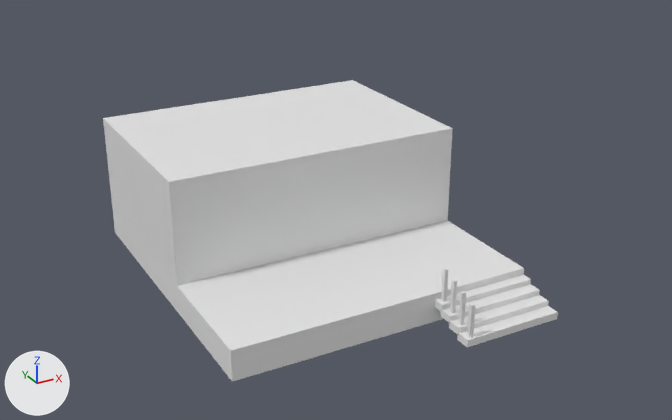
What one commit did to the Blender file Assets/Imports/World Assets/LostMemories Models/Prologue/BuritoHouse.blend.
Before and after are seen from a camera (50 mm lens) standing at (-7.62, -15.47, 8.6) and looking at (0.55, -0.6, 1.16). The axes (+X, +Y, +Z) are drawn at lower left. The lights are the same throughout.
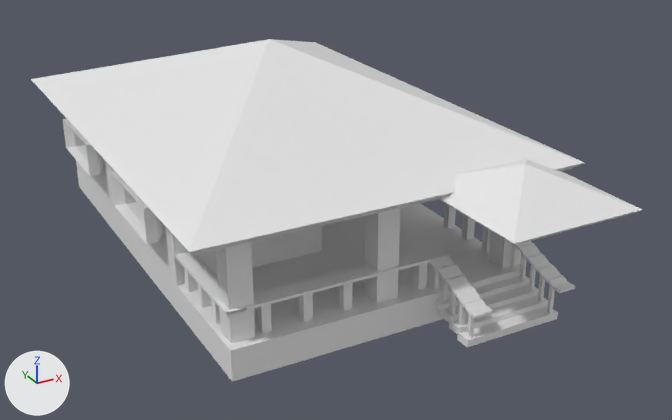
Changed parts and their boxes (x1, y1, x2, y2) in the pictures (672 x 420 px):
'Plane', reshaped: before (103, 80, 524, 382); after (76, 159, 521, 382)
'Cube.007', added: after (31, 39, 584, 255)
'Cube.008', added: after (438, 159, 643, 245)
'Cube.004', added: after (216, 208, 521, 344)
'Cube.002', added: after (175, 247, 493, 319)
'Window.001', added: after (63, 118, 164, 244)
'Cube', modifiers changed: before (441, 268, 475, 337); after (433, 245, 555, 337)
'Cube.005', added: after (257, 263, 427, 333)
'Cube.001', added: after (513, 241, 575, 293)
'Cube.006', added: after (443, 203, 490, 253)
'Cube.003', added: after (184, 268, 220, 325)
part 1 of me_plane, built on: before (103, 80, 524, 351); after (76, 159, 521, 351)

Diff of the bpy script that builds the scene:
```diff
--- a/Assets/Imports/World Assets/LostMemories Models/Prologue/BuritoHouse.blend.py
+++ b/Assets/Imports/World Assets/LostMemories Models/Prologue/BuritoHouse.blend.py
@@ me_plane @@
 # used by ob_plane; location = (0.0, 0.0, 0.0); scale = (2.97, 2.97, 2.97)
-me_plane.from_pydata(...)  # 16 vertices, 14 faces; spans x -1.0..1.0, y -1.19..1.0, z 0.0..0.88
+me_plane.from_pydata(...)  # 163 vertices, 119 faces, 9 loose edges; spans x -1.0..1.04, y -1.19..2.01, z 0.0..0.88
+# me_plane part 1
+# 6 vertices are removed from x -1.0..1.0, y -0.35..1.0, z 0.0..0.88
+# 10 faces are deleted
+# 1 vertex moves from x -1.0, y 1.0, z 0.2 to x -1.0, y 0.83, z 0.2
+# 106 vertices are added at x -1.0..1.04, y -0.35..2.01, z 0.0..0.88
+# 37 new vertices lie (0.0, 0.0, 0.09) away from vertices in x -1.0..1.0, y -0.35..0.16, z 0.28..0.79
+# 10 new vertices lie (0.0, 0.0, -0.08) away from vertices in x -1.0..1.0, y -0.35..0.16, z 0.28
+# 9 loose edges are added
+# 115 new faces join them
@@ me_cube_009 @@
+me_cube_009.from_pydata([(-1.0, -1.0, -1.0), (-1.04, -1.04, -0.84), (-1.0, 1.0, -1.0), (-1.04, 1.04, -0.84), (1.0, -1.0, -1.0), (1.04, -1.04, -0.84), (1.0, 1.0, -1.0), (1.04, 1.04, -0.84), (0.0, 0.0, 0.73)], [], [(0, 1, 3, 2), (2, 3, 7, 6), (6, 7, 5, 4), (4, 5, 1, 0), (2, 6, 4, 0), (5, 7, 8), (3, 1, 8), (1, 5, 8), (7, 3, 8)])
@@ ob_cube @@
 _m = ob_cube.modifiers.new('Array', 'ARRAY')
-_m.count = 4
+_m.count = 5
 _m.constant_offset_displace = (0.0, 0.0, 0.0)
 _m.relative_offset_displace = (0.0, 3.8, 0.16)
+_m = ob_cube.modifiers.new('Array.001', 'ARRAY')
+_m.relative_offset_displace = (24.9, 0.0, 0.0)
@@ ob_cube_008 @@
+ob_cube_008 = bpy.data.objects.new('Cube.008', me_cube_009)
+ob_cube_008.location = (1.96, -4.47, 2.92)
+ob_cube_008.scale = (1.25, 1.35, 0.349)
@@ ob_cube_007 @@
+ob_cube_007 = bpy.data.objects.new('Cube.007', me_cube_009.copy())
+ob_cube_007.location = (0.0, 1.11, 3.57)
+ob_cube_007.scale = (3.57, 4.95, 1.0)
@@ ob_cube_006 @@
+ob_cube_006 = bpy.data.objects.new('Cube.006', me_cube_002.copy())  # the mesh of ob_cube; modifiers ARRAY
+ob_cube_006.location = (2.83, -1.29, 0.87)
+ob_cube_006.scale = (0.0851, 0.0851, 0.3)
@@ ob_cube_005 @@
+ob_cube_005 = bpy.data.objects.new('Cube.005', me_cube_002.copy())  # the mesh of ob_cube; modifiers ARRAY
+ob_cube_005.location = (-2.22, -3.2, 0.87)
+ob_cube_005.scale = (0.0851, 0.0851, 0.3)
@@ ob_cube_004 @@
+ob_cube_004 = bpy.data.objects.new('Cube.004', me_cube_002.copy())  # the mesh of ob_cube; modifiers ARRAY
+ob_cube_004.location = (-2.67, -3.12, 1.56)
+ob_cube_004.scale = (0.215, 0.215, 1.0)
@@ ob_cube_003 @@
+ob_cube_003 = bpy.data.objects.new('Cube.003', me_cube_002.copy())  # the mesh of ob_cube; modifiers ARRAY
+ob_cube_003.location = (-2.77, -1.29, 0.87)
+ob_cube_003.scale = (0.0851, 0.0851, 0.3)
@@ ob_cube_002 @@
+ob_cube_002 = bpy.data.objects.new('Cube.002', me_cube_003)  # 60 vertices, 57 faces; spans x -1.0..23.3, y -1.0..1.0, z -18.6..1.0
+ob_cube_002.location = (-2.79, -2.89, 1.18)
+ob_cube_002.scale = (0.175, 1.85, 0.0255)
@@ ob_cube_001 @@
+ob_cube_001 = bpy.data.objects.new('Cube.001', me_cube)  # 48 vertices, 46 faces; spans x -1.0..1.3, y -1.0..1.0, z -18.6..1.0
+ob_cube_001.location = (2.86, -2.89, 1.18)
+ob_cube_001.scale = (0.175, 1.85, 0.0255)
@@ ob_window_001 @@
+ob_window_001 = bpy.data.objects.new('Window.001', me_cube_011)  # 40 vertices, 32 faces; spans x -5.69..1.19, y -1.79..1.0, z -1.19..1.19
+ob_window_001.location = (-2.99, 0.4, 1.66)
+ob_window_001.rotation_euler = (0.0, 0.0, -1.571)  # degrees (0, 0, -90)
+ob_window_001.scale = (0.844, 0.187, 0.293)
```
